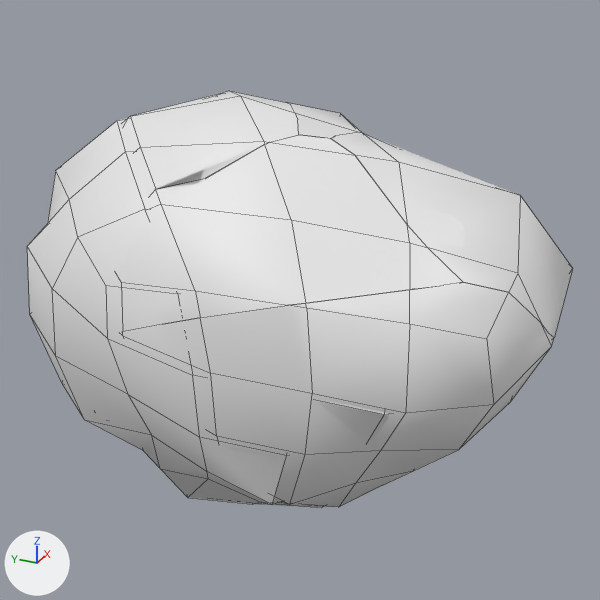
Renders of the FBX model Assets/Game/FBX/Boulder_With_Shatter.fbx from each side of a commit.
Before and after are seen from a camera (50 mm lens) standing at (-6.88, -2.84, 4.07) and looking at (-0.65, -0.03, 0.95). Lighting does not change. The marker at lower left points along +X, +Y and +Z. Mesh edges are drawn as thin lines. Where no turn or scale is listed for an object, it has been applied to the vertices.

The first picture shows 'Cube', 'Cube_cell.011', 'Cube_cell.014', 'Cube_cell.015', 'Cube_cell.016', 'Cube_cell.017'.
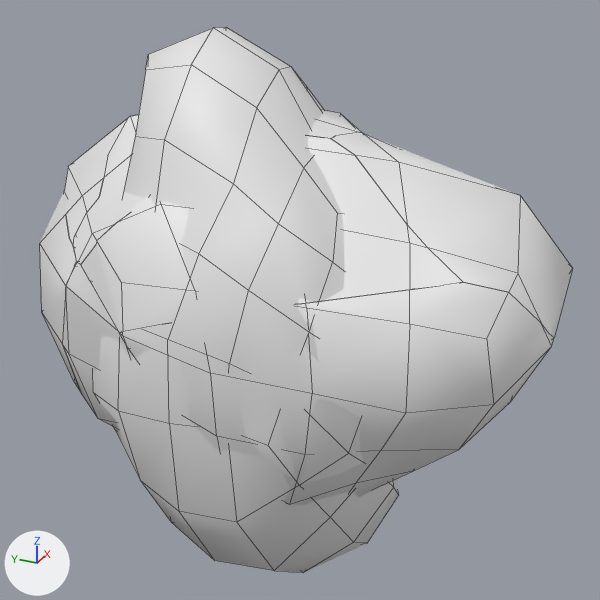
Where the newer file only moved an object's origin or applied its transform, the numbers keep the older frame.

The change, as a list of edits to the scene's bpy script:
```text
Add me_cube_001:
    me_cube_001.from_pydata(...)  # 98 vertices, 96 faces; spans x -2.22..0.55, y -1.31..2.08, z -1.72..3.27
    me_cube_001.materials.append(mat_material)  # white #e7e7e7
Remove ob_cube:
    ob_cube = bpy.data.objects.new('Cube', me_cube)
    ob_cube.location = (0.0, 0.0, 0.0)
Add ob_cube_001:
    ob_cube_001 = bpy.data.objects.new('Cube.001', me_cube_001)
    ob_cube_001.location = (0.0, 0.0, 0.0)
```

Pixel boxes [x1, y1, x2, y2] of what changed, in the pictures (600 x 600 px):
'Cube.001', added
    after: [93, 28, 399, 572]
'Cube', deleted
    before: [27, 118, 465, 507]
'Cube_cell.015', unchanged, covered by the edit
    before: [125, 91, 299, 195]
    after: [73, 114, 145, 264]
'Cube_cell.018', unchanged, uncovered by the edit
    after: [62, 262, 135, 429]
'Cube_cell.012', unchanged, uncovered by the edit
    before: [51, 205, 60, 219]
    after: [40, 192, 81, 392]
'Cube_cell.019', unchanged, uncovered by the edit
    after: [64, 119, 128, 245]
